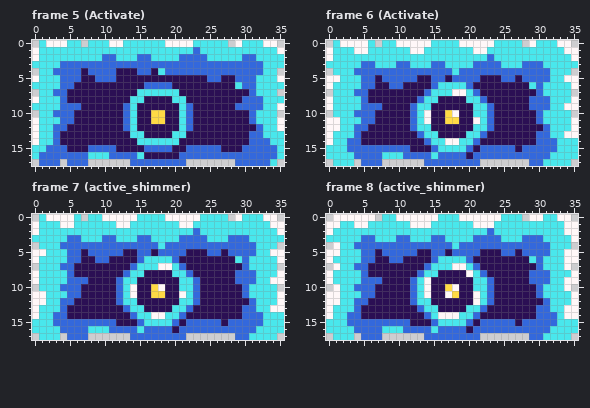
Pixel-art file, stored at Aseprite/MagicPlat/MagicPlat.aseprite. Above, as it was before the edit.
36x18 pixels, 12 frames. Shown: frame 5 (Activate), frame 6 (Activate), frame 7 (active_shimmer), frame 8 (active_shimmer). The commit also changed other frames, which this record leaves out.
New version:
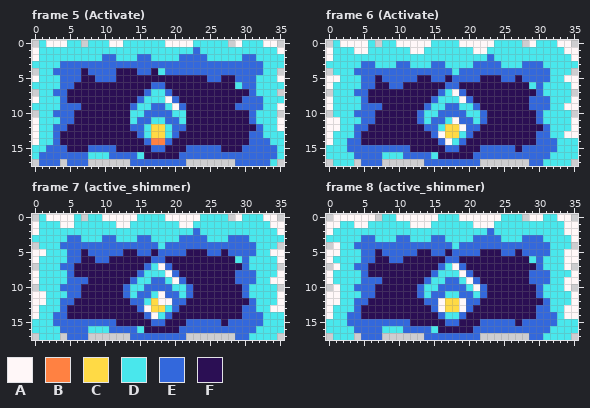
Palette (. is transparent): A #fff7f8  B #ff8142  C #ffda45  D #49e7ec  E #3368dc  F #2b0f54
Difference:
layer "circle_emblem" now hidden
layer "up_emblem" added
Changed rows in their new state; - is an unchanged pixel.
Frame 5 (Activate):
first column x 13:
 6 ---F--F---
 7 --FE--EF--
 8 -FEDDDAEF-
 9 FEDDEEDAEF
10 F-DEEEED-F
11 F-EEDDEE-F
12 FEEDCCDEEF
13 -FEDCCDEF-
14 --FEBBEF--
15 ---F--F---
Frame 6 (Activate):
first column x 12:
 6 ---FFEEFF---
 7 --FFE--EFF--
 8 -FFEDDDAEFF-
 9 FFEDDEEDDEFF
10 FEDDEEEED-EF
11 FEDEEDAEEDEF
12 FFEEDCCAEEFF
13 -FFEACCDEFF-
14 --FFE-DEFF--
15 ---FFEEFF---
16 ----FFFF----
Frame 7 (active_shimmer):
first column x 12:
 6 ---FFEEFF---
 7 --FFE--EFF--
 8 -FFEDDDAEFF-
 9 FFEDDEEDAEFF
10 FEDDEEEED-EF
11 FEDEEDAEEDEF
12 FFEEDCAAEEFF
13 -FFEACCDEFF-
14 --FFE-DEFF--
15 ---FFEEFF---
16 ----FFFF----
Frame 8 (active_shimmer):
first column x 12:
 6 ---FFEEFF---
 7 --FFE--EFF--
 8 -FFEDDDAEFF-
 9 FFEDDEEDAEFF
10 FEDDEEEEDAEF
11 FEDEEDDEEDEF
12 FFEEACCAEEFF
13 -FFEACCAEFF-
14 --FFEDDEFF--
15 ---FFEEFF---
16 ----FFFF----
Boxes around the changes in both pictures, in picture pixels (x1, y1, x2, y2):
changed: (123, 82, 193, 152)
changed: (410, 82, 494, 159)
changed: (116, 256, 200, 333)
changed: (410, 256, 494, 333)
